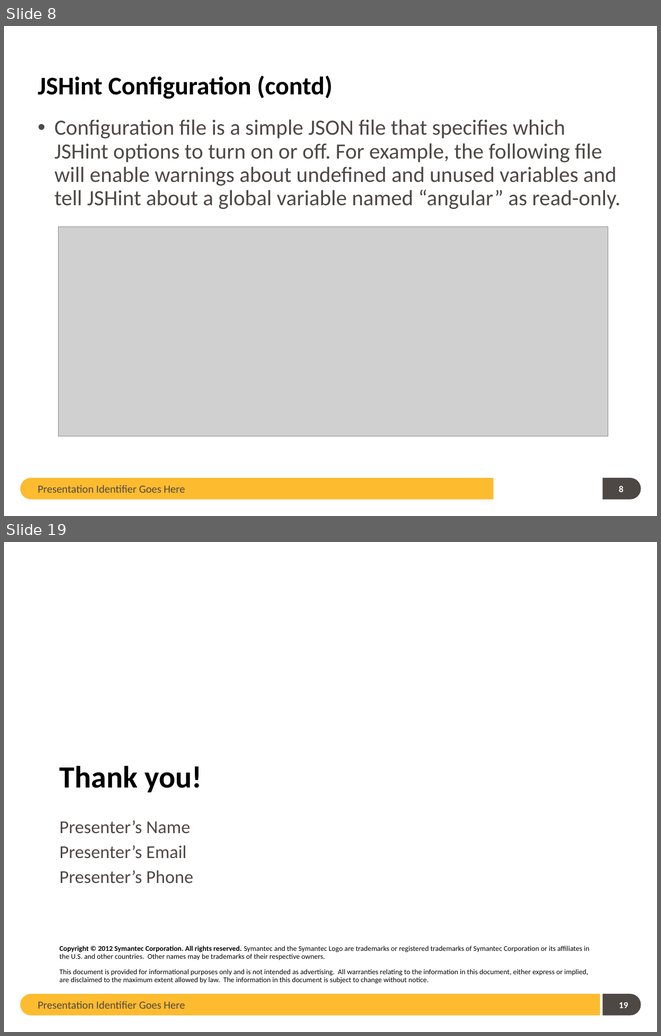
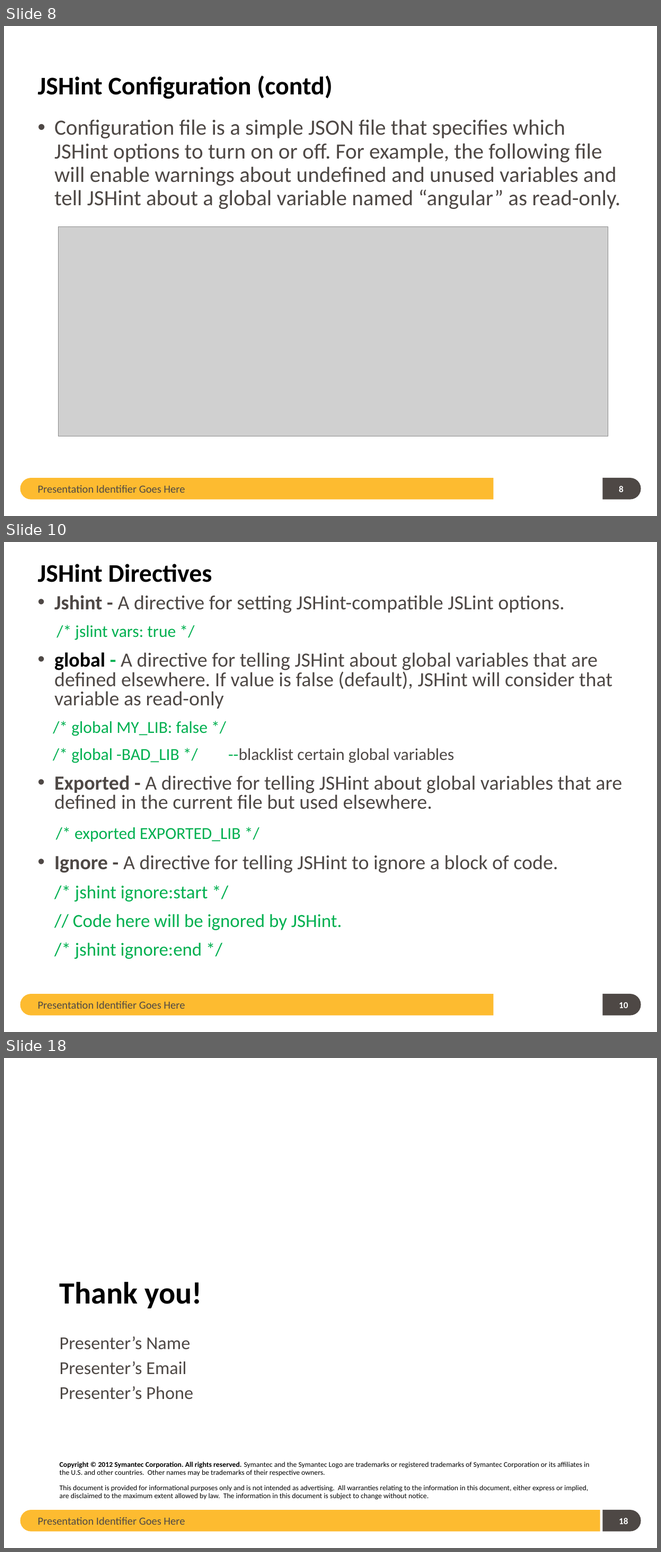
Before and after one commit to guangweiqiao/EIMS, a slide deck: EIMS/doc/JSHint TOI.pptx. Shown one above the other, each under a label of ours: slides 8 and 19 before the commit, slides 8, 10 and 18 after it; the slides between them are not shown. The pictures are 661x1036 and 661x1552 pixels, drawn with LibreOffice and Linux fonts; fonts in the diff are those of the drawing; grey boxes stand for pictures; background and template pictures are left out. Boxes give left, top, right and bottom in pixels: in the first picture for what was removed or moved away, otherwise in the second. Text is boxed around its words. In the diff, an @@ line names an element or a change of style, - is before the commit and + after.

```diff
--- a/EIMS/doc/JSHint TOI.pptx
+++ b/EIMS/doc/JSHint TOI.pptx
@@ slide 10 added at box(4, 542, 657, 1032), background #FFFFFF; not listed: 2 template elements that a slide beside it also shows @@
@@ title added at box(38, 564, 212, 582), 28 pt, text #000000, bold @@
+JSHint Directives
@@ text added at box(54, 595, 622, 959), 22.2 pt, text #4E4845 @@
+• Jshint - A directive for setting JSHint-compatible JSLint options.
+/* jslint vars: true */
+• global - A directive for telling JSHint about global variables that are defined elsewhere. If value is false (default), JSHint will consider that variable as read-only
+/* global MY_LIB: false */
+/* global -BAD_LIB */ --blacklist certain global variables
+• Exported - A directive for telling JSHint about global variables that are defined in the current file but used elsewhere.
+/* exported EXPORTED_LIB */
+• Ignore - A directive for telling JSHint to ignore a block of code.
+/* jshint ignore:start */
+// Code here will be ignored by JSHint.
+/* jshint ignore:end */
@@ text added at box(38, 1000, 185, 1008), 12 pt, text #4E4845 @@
+Presentation Identifier Goes Here
@@ page number added at box(619, 1002, 628, 1008), 10 pt, text #FFFFFF, bold @@
+10
@@ what was slide 19 is now slide 18 @@
@@ page number at box(619, 1518, 628, 1524): text changed @@
-19
+18
```
Also in this commit, not shown: 9 slides changed, 3 other slides added, 23 slides removed.
